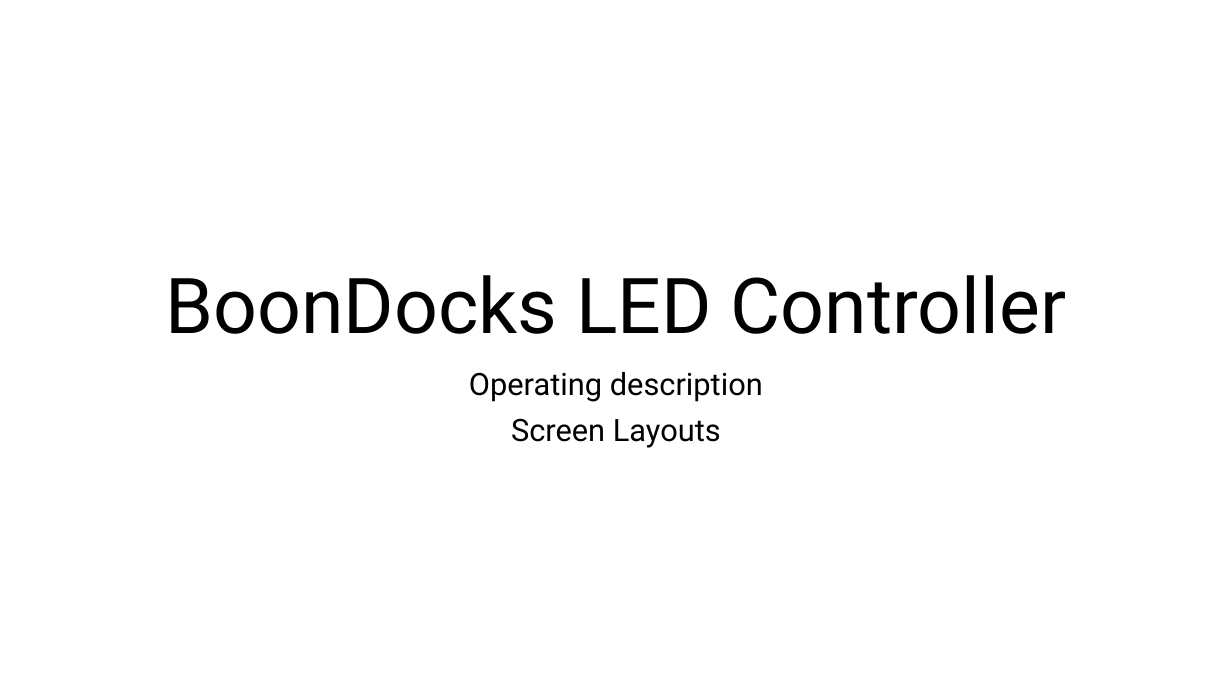
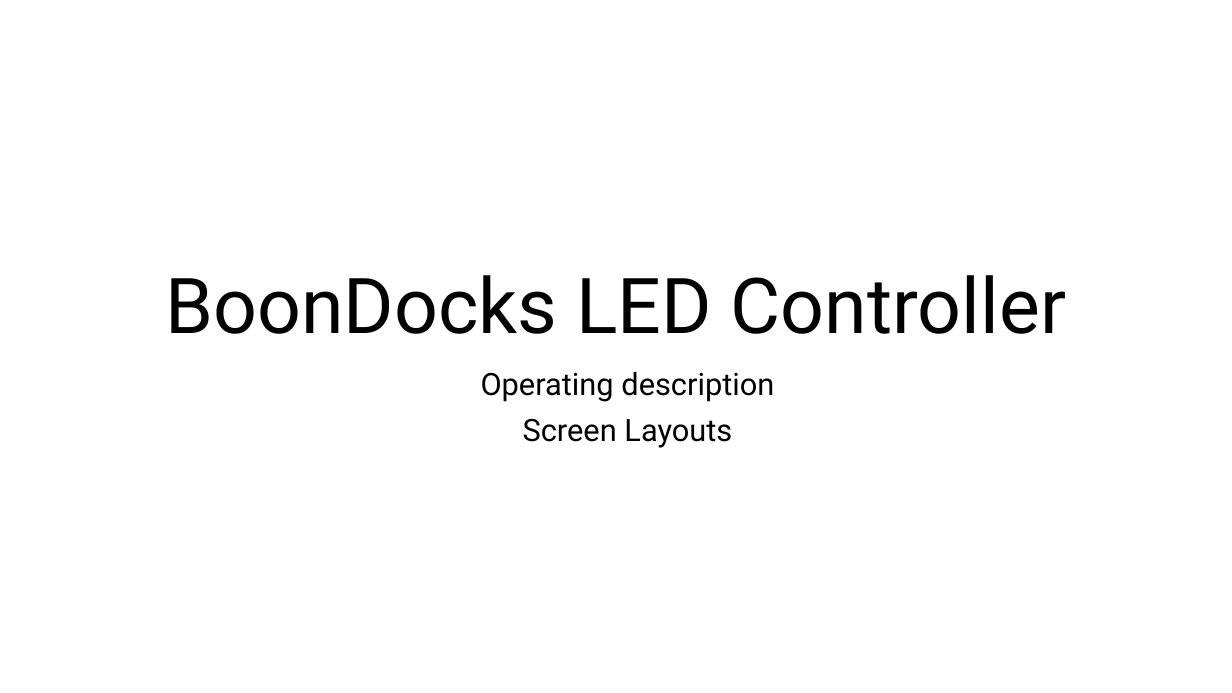
Before and after one commit to tswift123/led_controller, a slide deck: slide 1 of LED Controller Documentation (Toms Edits).pptx. Drawn at 1232x693 pixels with LibreOffice and Linux fonts; fonts in the diff are those of the drawing. Boxes give left, top, right and bottom in pixels: in the first picture for what was removed or moved away, otherwise in the second. Text is boxed around its words. In the diff, an @@ line names an element or a change of style, - is before the commit and + after.

```diff
--- a/LED Controller Documentation (Toms Edits).pptx
+++ b/LED Controller Documentation (Toms Edits).pptx
@@ subtitle "Operating description" at (x1=481, y1=372, x2=774, y2=448): indent changed @@
```
Also in this commit, not shown: 5 other slides changed, 2 slides added.
